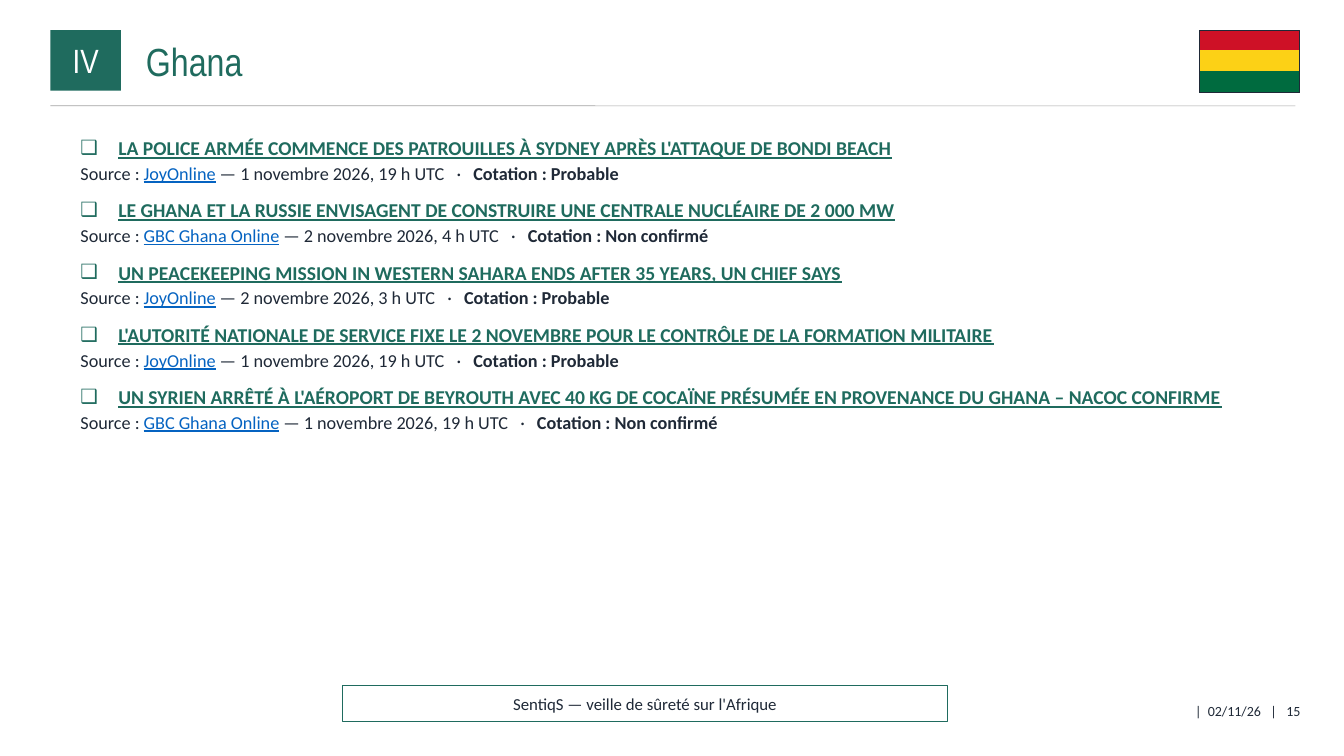
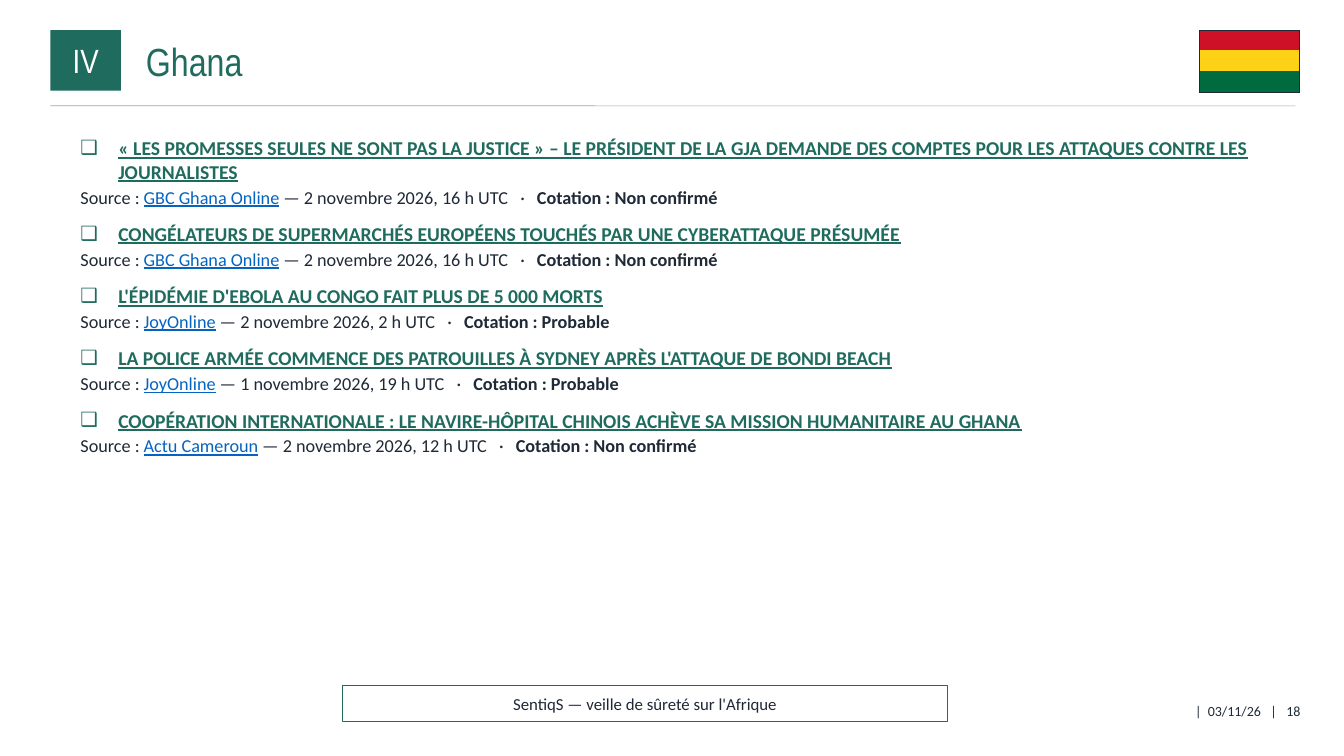
Before and after one commit to ytl1-ops/SentiqS, a slide deck: slide 18 of web/rapports/mensuel/2026-11.pptx (slide 15 before the commit). Drawn at 1344x756 pixels with LibreOffice and Linux fonts; fonts in the diff are those of the drawing. Boxes give left, top, right and bottom in pixels: in the first picture for what was removed or moved away, otherwise in the second. Text is boxed around its words. In the diff, an @@ line names an element or a change of style, - is before the commit and + after.

```diff
--- a/web/rapports/mensuel/2026-11.pptx
+++ b/web/rapports/mensuel/2026-11.pptx
@@ text at <box>80,139,1247,331</box>: paragraphs added @@
+❑ « LES PROMESSES SEULES NE SONT PAS LA JUSTICE » – LE PRÉSIDENT DE LA GJA DEMANDE DES COMPTES POUR LES ATTAQUES CONTRE LES JOURNALISTES
+  ▪ Source : GBC Ghana Online — 2 novembre 2026, 16 h UTC · Cotation : Non confirmé
+❑ CONGÉLATEURS DE SUPERMARCHÉS EUROPÉENS TOUCHÉS PAR UNE CYBERATTAQUE PRÉSUMÉE
+  ▪ Source : GBC Ghana Online — 2 novembre 2026, 16 h UTC · Cotation : Non confirmé
+❑ L'ÉPIDÉMIE D'EBOLA AU CONGO FAIT PLUS DE 5 000 MORTS
+  ▪ Source : JoyOnline — 2 novembre 2026, 2 h UTC · Cotation : Probable
@@ text at <box>80,411,1021,456</box>: text changed @@
-❑ LE GHANA ET LA RUSSIE ENVISAGENT DE CONSTRUIRE UNE CENTRALE NUCLÉAIRE DE 2 000 MW
-  ▪ Source : GBC Ghana Online — 2 novembre 2026, 4 h UTC · Cotation : Non confirmé
-❑ UN PEACEKEEPING MISSION IN WESTERN SAHARA ENDS AFTER 35 YEARS, UN CHIEF SAYS
-  ▪ Source : JoyOnline — 2 novembre 2026, 3 h UTC · Cotation : Probable
-❑ L'AUTORITÉ NATIONALE DE SERVICE FIXE LE 2 NOVEMBRE POUR LE CONTRÔLE DE LA FORMATION MILITAIRE
-  ▪ Source : JoyOnline — 1 novembre 2026, 19 h UTC · Cotation : Probable
-❑ UN SYRIEN ARRÊTÉ À L'AÉROPORT DE BEYROUTH AVEC 40 KG DE COCAÏNE PRÉSUMÉE EN PROVENANCE DU GHANA – NACOC CONFIRME
-  ▪ Source : GBC Ghana Online — 1 novembre 2026, 19 h UTC · Cotation : Non confirmé
+❑ COOPÉRATION INTERNATIONALE : LE NAVIRE-HÔPITAL CHINOIS ACHÈVE SA MISSION HUMANITAIRE AU GHANA
+  ▪ Source : Actu Cameroun — 2 novembre 2026, 12 h UTC · Cotation : Non confirmé
@@ text at <box>1208,706,1300,717</box>: text changed @@
-| 02/11/26 | 15
+| 03/11/26 | 18
```
Also in this commit, not shown: 25 other slides changed, 6 slides added, 9 other files.
